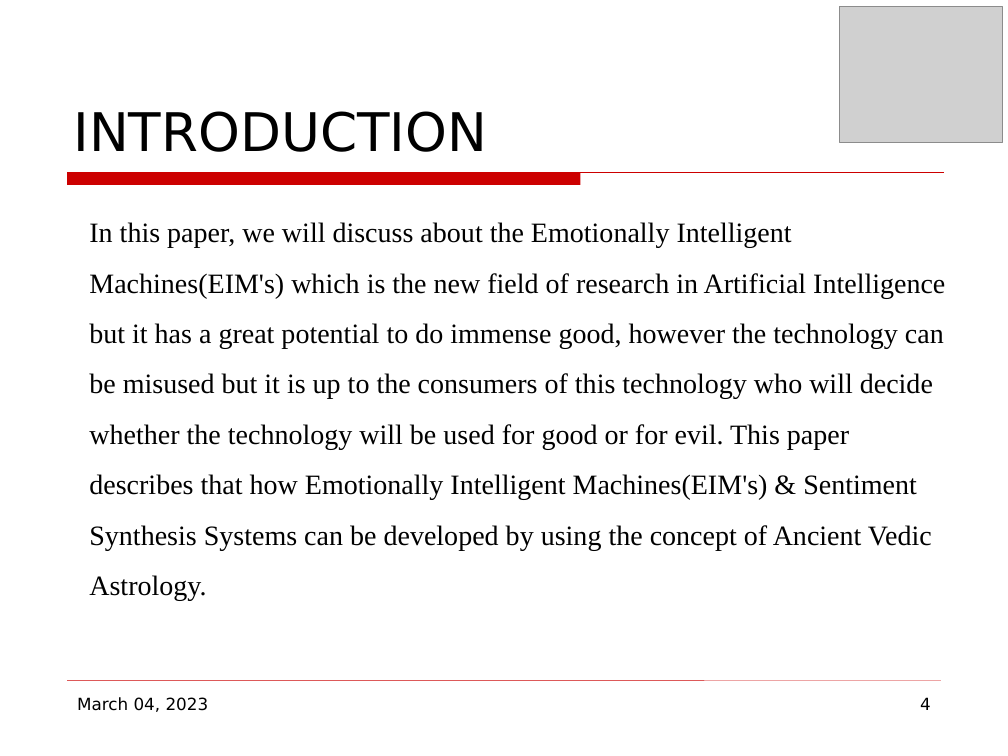
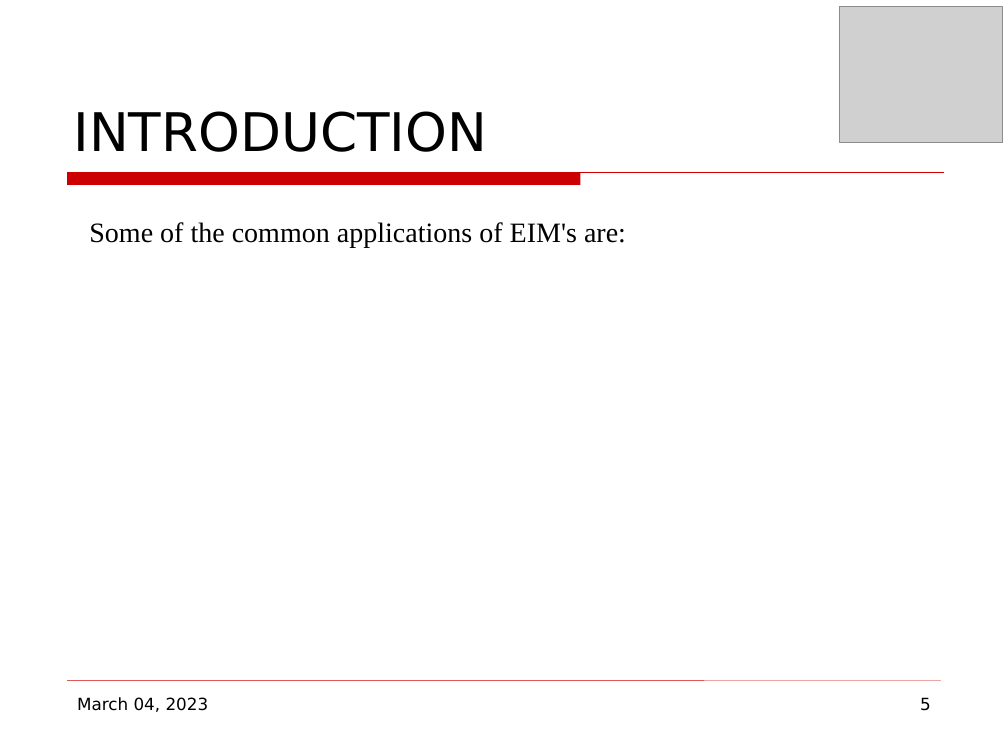
Before and after one commit to mohitlabs/Research, a slide deck: slide 5 of Emotionally Intelligent Machines(EIM's) & Sentiment Synthesis based on Ancient Vedic Astrology/Conference Paper.odp (slide 4 before the commit). Drawn at 1008x756 pixels with LibreOffice and Linux fonts; fonts in the diff are those of the drawing; grey boxes stand for pictures; background and template pictures are left out. Boxes give left, top, right and bottom in pixels: in the first picture for what was removed or moved away, otherwise in the second. Text is boxed around its words. In the diff, an @@ line names an element or a change of style, - is before the commit and + after.

```diff
--- a/Emotionally Intelligent Machines(EIM's) & Sentiment Synthesis based on Ancient Vedic Astrology/Conference Paper.odp
+++ b/Emotionally Intelligent Machines(EIM's) & Sentiment Synthesis based on Ancient Vedic Astrology/Conference Paper.odp
@@ text at <box>89,222,626,248</box>: text changed @@
-In this paper, we will discuss about the Emotionally Intelligent Machines(EIM's) which is the new field of research in Artificial Intelligence but it has a great potential to do immense good, however the technology can be misused but it is up to the consumers of this technology who will decide whether the technology will be used for good or for evil. This paper describes that how Emotionally Intelligent Machines(EIM's) & Sentiment Synthesis Systems can be developed by using the concept of Ancient Vedic Astrology.
+Some of the common applications of EIM's are:
@@ page number at <box>920,697,931,711</box>: text changed @@
-4
+5
```
Also in this commit, not shown: 1 slide added, 2 other files.
